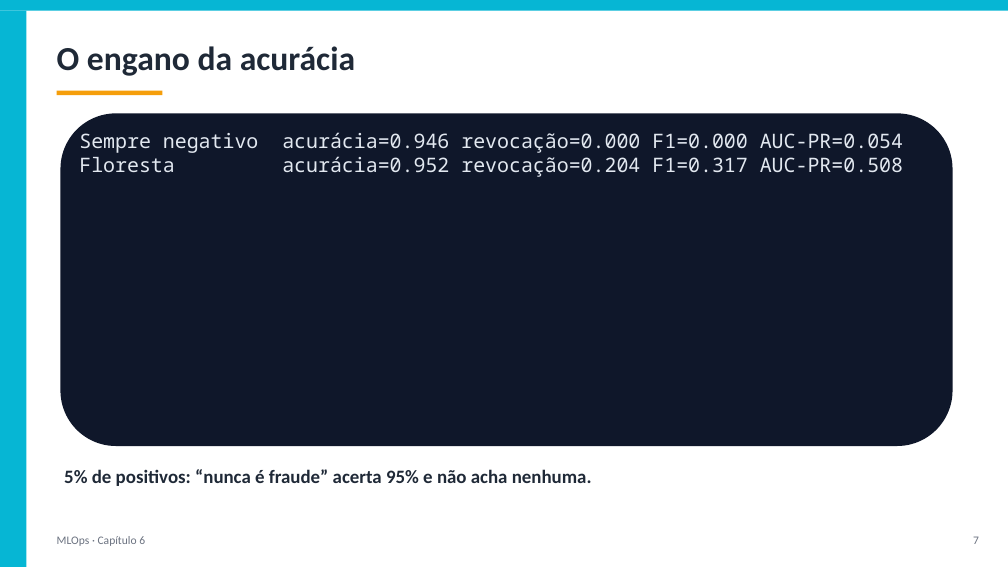
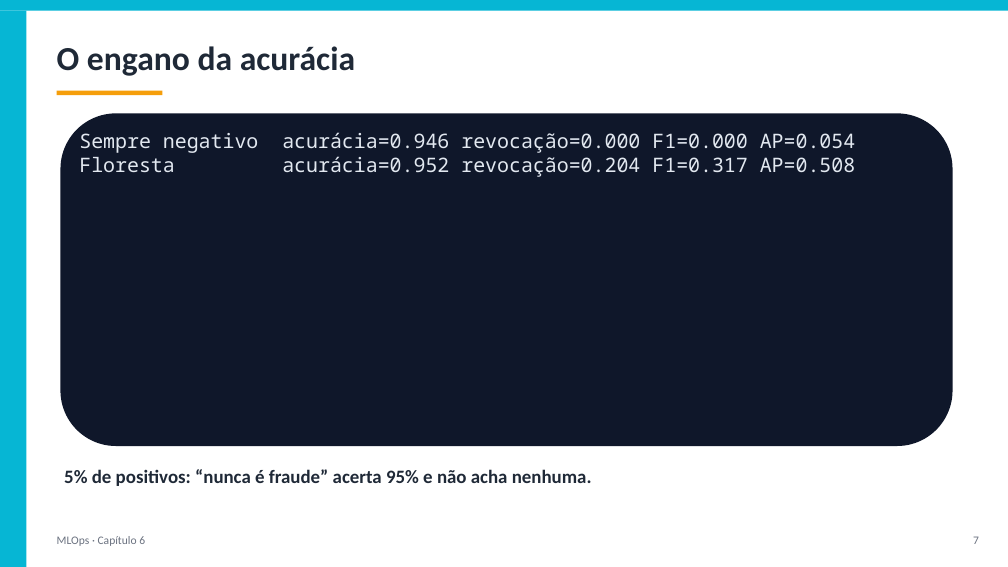
Before and after one commit to arakenmedeiros/claude, a slide deck: slide 7 of mlops/slides/Cap06_Avaliacao_Rigorosa_e_Otimizacao_de_Hiper.pptx. Drawn at 1008x567 pixels with LibreOffice and Linux fonts; fonts in the diff are those of the drawing. Boxes give left, top, right and bottom in pixels: in the first picture for what was removed or moved away, otherwise in the second. Text is boxed around its words. In the diff, an @@ line names an element or a change of style, - is before the commit and + after.

```diff
--- a/mlops/slides/Cap06_Avaliacao_Rigorosa_e_Otimizacao_de_Hiper.pptx
+++ b/mlops/slides/Cap06_Avaliacao_Rigorosa_e_Otimizacao_de_Hiper.pptx
@@ text at (79, 132, 856, 177): text changed @@
-Sempre negativo acurácia=0.946 revocação=0.000 F1=0.000 AUC-PR=0.054
-Floresta acurácia=0.952 revocação=0.204 F1=0.317 AUC-PR=0.508
+Sempre negativo acurácia=0.946 revocação=0.000 F1=0.000 AP=0.054
+Floresta acurácia=0.952 revocação=0.204 F1=0.317 AP=0.508
```
Also in this commit, not shown: 1 other slide changed, 19 other files.
